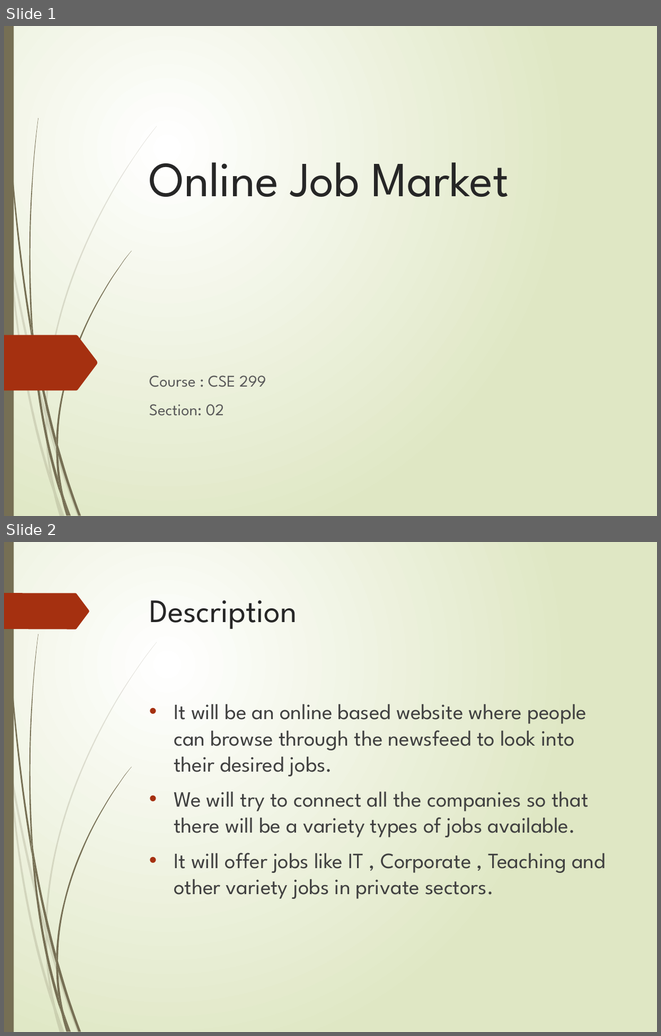
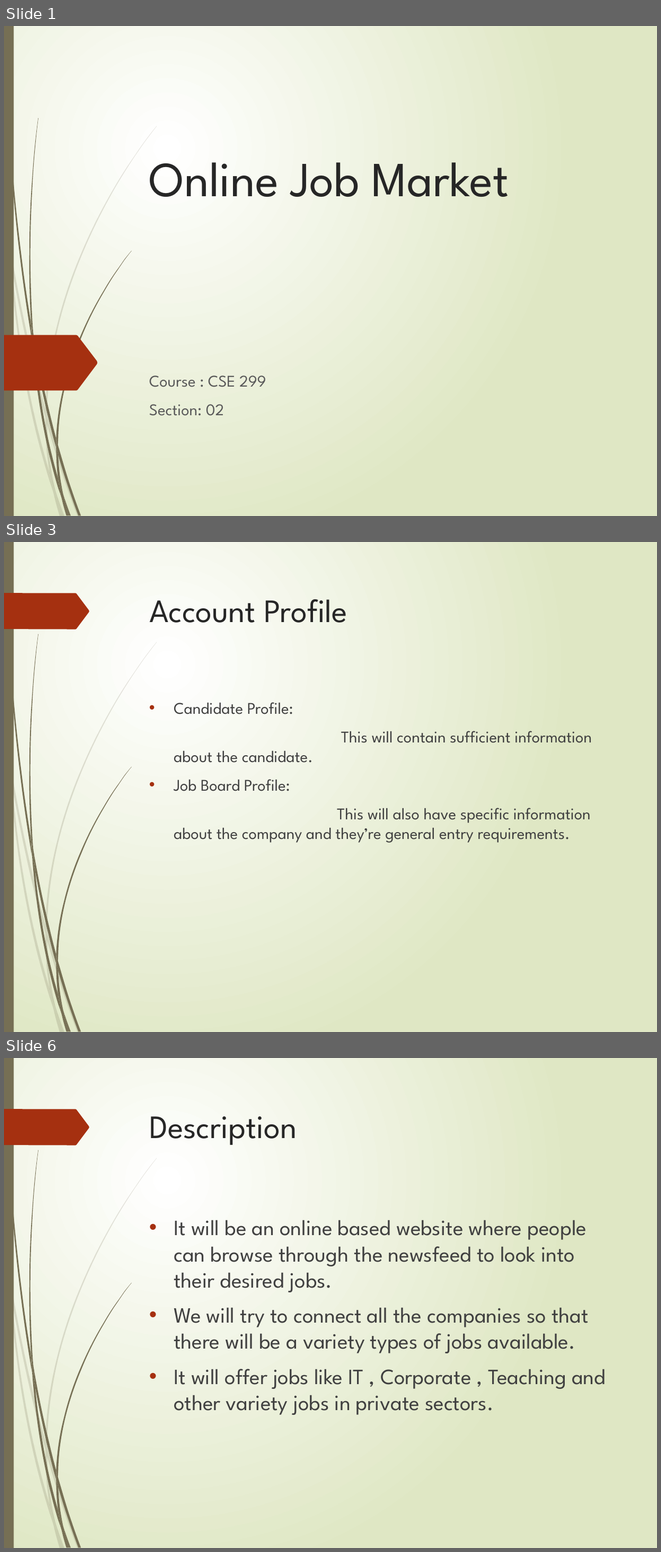
Before and after one commit to nsuspring2019cse299sec2/Group-3, a slide deck: Documentation/Project Proposal/Group_3_project_proposal.pptx. Shown one above the other, each under a label of ours: slides 1 and 2 before the commit, slides 1, 3 and 6 after it; the slides between them are not shown. The pictures are 661x1036 and 661x1552 pixels, drawn with LibreOffice and Linux fonts; fonts in the diff are those of the drawing. Boxes give left, top, right and bottom in pixels: in the first picture for what was removed or moved away, otherwise in the second. Text is boxed around its words. In the diff, an @@ line names an element or a change of style, - is before the commit and + after.

Commit message:
Change in feature description
Specific feature description have been added to individual features of the web app .

```diff
--- a/Documentation/Project Proposal/Group_3_project_proposal.pptx
+++ b/Documentation/Project Proposal/Group_3_project_proposal.pptx
@@ slide 3 added at [4, 542, 657, 1032], background gradient #FFFFFF to #DFE8C4; not listed: 24 template elements that a slide beside it also shows @@
@@ title added at [149, 599, 347, 623], 36 pt, text #262626 @@
+Account Profile
@@ text added at [174, 702, 592, 843], 18 pt, text #404040 @@
+• Candidate Profile:
+This will contain sufficient information about the candidate.
+• Job Board Profile:
+This will also have specific information about the company and they’re general entry requirements.
@@ what was slide 2 is now slide 6 @@
```
Also in this commit, not shown: 3 other slides added.
